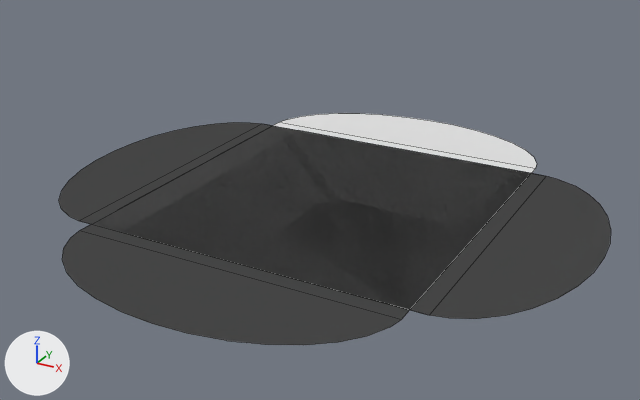
The FBX model Assets/Models/helpers/AllInOne.fbx: old version first, new version second.
The view is the same before and after, from a camera (50 mm lens) standing at (0.6, -1.11, 0.423) and looking at (0.004, -0.026, -0.119). The axes (+X, +Y, +Z) are drawn at lower left. The lights are the same throughout. Mesh edges are drawn as thin lines.

The older version as bpy lines, for what is in view:
```python
me_cube_001 = bpy.data.meshes.new('Cube.001')
me_cube_001.from_pydata(...)  # 46 vertices, 2 faces; spans x -0.25..0.424, y -0.25..0.25, z -0.125
# before: 0 (-0.25, -0.25, -0.125) at pixel (91, 224), 1 (-0.25, 0.25, -0.125) at pixel (272, 125), 2 (0.25, -0.25, -0.125) at pixel (409, 309), 3 (0.25, 0.25, -0.125) at pixel (531, 173), 4 (-0.25, 0.194, -0.125) at pixel (257, 134)
# before: 5 (-0.25, 0.139, -0.125) at pixel (240, 143), 6 (-0.25, 0.083, -0.125) at pixel (222, 153), 7 (-0.25, 0.028, -0.125) at pixel (204, 163), 8 (-0.25, -0.028, -0.125) at pixel (184, 173), 9 (-0.25, -0.084, -0.125) at pixel (163, 185)
# before: 10 (-0.25, -0.139, -0.125) at pixel (140, 197), 11 (-0.25, -0.195, -0.125) at pixel (117, 210), 12 (0.194, 0.25, -0.125) at pixel (498, 167), 13 (0.138, 0.25, -0.125) at pixel (467, 161), 14 (0.083, 0.25, -0.125) at pixel (436, 155)
# before: 15 (0.027, 0.25, -0.125) at pixel (407, 150), 16 (-0.028, 0.25, -0.125) at pixel (378, 145), 17 (-0.084, 0.25, -0.125) at pixel (350, 140), 18 (-0.139, 0.25, -0.125) at pixel (324, 135), 19 (-0.195, 0.25, -0.125) at pixel (298, 130)
# before: 20 (-0.195, -0.25, -0.125) at pixel (121, 232), 21 (-0.139, -0.25, -0.125) at pixel (152, 240), 22 (-0.084, -0.25, -0.125) at pixel (184, 249), 23 (-0.028, -0.25, -0.125) at pixel (218, 258), 24 (0.027, -0.25, -0.125) at pixel (253, 267)
# before: 25 (0.083, -0.25, -0.125) at pixel (289, 277), 26 (0.138, -0.25, -0.125) at pixel (327, 287), 27 (0.194, -0.25, -0.125) at pixel (367, 298), 28 (0.298, 0.245, -0.125) at pixel (559, 179), 29 (0.327, 0.231, -0.125) at pixel (575, 185)
# before: 30 (0.354, 0.208, -0.125) at pixel (588, 194), 31 (0.378, 0.177, -0.125) at pixel (599, 204), 32 (0.397, 0.139, -0.125) at pixel (607, 215), 33 (0.412, 0.096, -0.125) at pixel (610, 228), 34 (0.421, 0.049, -0.125) at pixel (610, 243)
# before: 35 (0.424, 0.0, -0.125) at pixel (604, 257), 36 (0.421, -0.049, -0.125) at pixel (593, 272), 37 (0.412, -0.096, -0.125) at pixel (577, 286), 38 (0.397, -0.139, -0.125) at pixel (556, 298), 39 (0.378, -0.177, -0.125) at pixel (532, 308)
# before: 40 (0.354, -0.208, -0.125) at pixel (505, 315), 41 (0.327, -0.231, -0.125) at pixel (476, 318), 42 (0.298, -0.245, -0.125) at pixel (448, 318), 43 (0.275, 0.25, -0.125) at pixel (546, 176), 44 (0.275, -0.25, -0.125) at pixel (429, 315)
# before: 45 (0.404, 0.117, -0.125) at pixel (609, 222)
me_cube_005 = bpy.data.meshes.new('Cube.005')
me_cube_005.from_pydata(...)  # 56 vertices, 5 faces; spans x -0.25..0.424, y -0.424..0.25, z -0.125
me_cylinder_012 = bpy.data.meshes.new('Cylinder.012')
me_cylinder_012.from_pydata(...)  # 56 vertices, 3 faces; spans x -0.424..0.424, y -0.25..0.25, z -0.125
ob_1side = bpy.data.objects.new('1Side', me_cube_001)
ob_1side.location = (0.0, 0.0, 0.0)
ob_2side = bpy.data.objects.new('2Side', me_cylinder_012)
ob_2side.location = (0.0, 0.0, 0.0)
ob_2sidel = bpy.data.objects.new('2SideL', me_cube_005)
ob_2sidel.location = (0.0, 0.0, 0.0)
# also in view: '4Side' at (0.0, 0.0, -0.125); '3Side' at (0.0, -0.087, -0.125)
```
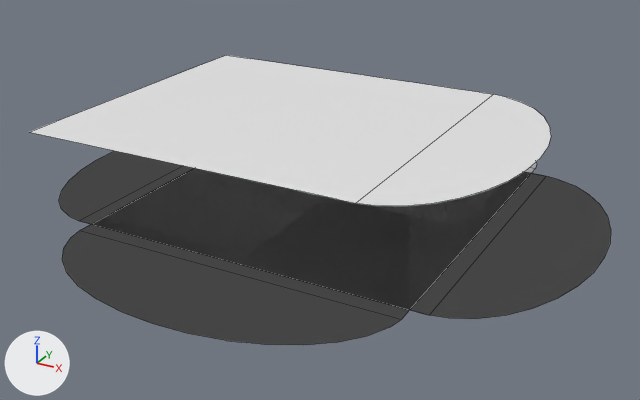
Location of each change, (x1, y1, x2, y2) in pixels of the pictures (640 x 400 px):
'1Side', reshaped
    before: (93, 127, 546, 314)
    after: (30, 55, 551, 206)
part 1 of me_cube_001, deleted
    before: (93, 127, 546, 314)
part 2 of me_cube_001, added
    after: (30, 55, 551, 206)

Diff of the bpy script that builds the scene:
```diff
--- a/Assets/Models/helpers/AllInOne.fbx.py
+++ b/Assets/Models/helpers/AllInOne.fbx.py
@@ mat_material_001 @@
+mat_material_001 = principled_material('Material.001')
+mat_material_001.base_color = (0.8, 0.8, 0.8)  # white #e7e7e7
@@ me_cube_001 @@
 me_cube_001.from_pydata(...)  # 46 vertices, 2 faces; spans x -0.25..0.424, y -0.25..0.25, z -0.125
 # used by ob_1side; location = (0.0, 0.0, 0.0)
 # verts and faces of me_cube_001; kept vertices keep their numbers, new ones are numbered from 46
+# me_cube_001 part 1
+delete_vertices([*range(0, 46)])  # with the faces that use them
+# me_cube_001 part 2
+verts[46] = (0.095, 0.247, 0.0)  # pixel (447, 87)
+verts[47] = (-0.016, 0.247, 0.0)  # pixel (386, 78)
+verts[48] = (-0.183, 0.247, 0.0)  # pixel (302, 66)
+verts[49] = (-0.294, 0.247, 0.0)  # pixel (250, 58)
+verts[50] = (-0.294, -0.253, 0.0)  # pixel (57, 138)
+verts[51] = (-0.183, -0.253, 0.0)  # pixel (118, 151)
+verts[52] = (-0.016, -0.253, 0.0)  # pixel (220, 173)
+verts[53] = (0.095, -0.253, 0.0)  # pixel (296, 190)
+for new, old in zip([*range(54, 62)], [*range(46, 54)]): verts[new] = verts[old] + (-0.055, 0.0, 0.0)
+for new, old in zip([*range(62, 66)], [46, 48, 51, 53]): verts[new] = verts[old] + (0.056, 0.0, 0.0)
+verts[66] = (-0.349, 0.136, 0.0)  # pixel (190, 68)
+verts[67] = (-0.349, -0.031, 0.0)  # pixel (130, 92)
+verts[68] = (-0.349, -0.142, 0.0)  # pixel (82, 111)
+for new, old in zip([*range(69, 73)], [57, 66, 67, 68]): verts[new] = verts[old] + (0.0, -0.055, 0.0)
+verts[73] = (-0.349, 0.025, 0.0)  # pixel (151, 84)
+verts[74] = (0.199, 0.243, 0.0)  # pixel (506, 97)
+verts[75] = (0.228, 0.228, 0.0)  # pixel (521, 102)
+verts[76] = (0.255, 0.205, 0.0)  # pixel (534, 108)
+verts[77] = (0.279, 0.174, 0.0)  # pixel (543, 116)
+verts[78] = (0.298, 0.136, 0.0)  # pixel (549, 125)
+verts[79] = (0.313, 0.093, 0.0)  # pixel (551, 135)
+verts[80] = (0.322, 0.046, 0.0)  # pixel (548, 146)
+verts[81] = (0.325, -0.003, 0.0)  # pixel (540, 158)
+verts[82] = (0.322, -0.051, 0.0)  # pixel (527, 169)
+verts[83] = (0.313, -0.098, 0.0)  # pixel (509, 180)
+verts[84] = (0.298, -0.141, 0.0)  # pixel (486, 190)
+verts[85] = (0.279, -0.179, 0.0)  # pixel (460, 198)
+verts[86] = (0.255, -0.21, 0.0)  # pixel (431, 203)
+verts[87] = (0.228, -0.233, 0.0)  # pixel (402, 206)
+verts[88] = (0.199, -0.248, 0.0)  # pixel (374, 205)
+verts[89] = (0.176, 0.247, 0.0)  # pixel (493, 94)
+verts[90] = (0.176, -0.253, 0.0)  # pixel (355, 203)
+verts[91] = (0.306, 0.115, 0.0)  # pixel (550, 130)
+faces += [(74, 89, 90, 88, 87, 86, 85, 84, 83, 82, 81, 80, 79, 91, 78, 77, 76, 75), (46, 54, 47, 55, 63, 48, 56, 49, 57, 69, 66, 70, 73, 67, 71, 68, 72, 58, 50, 59, 51, 64, 60, 52, 61, 53, 65, 90, 89, 62)]
+me_cube_001.materials.append(mat_material_001)  # white #e7e7e7
```
